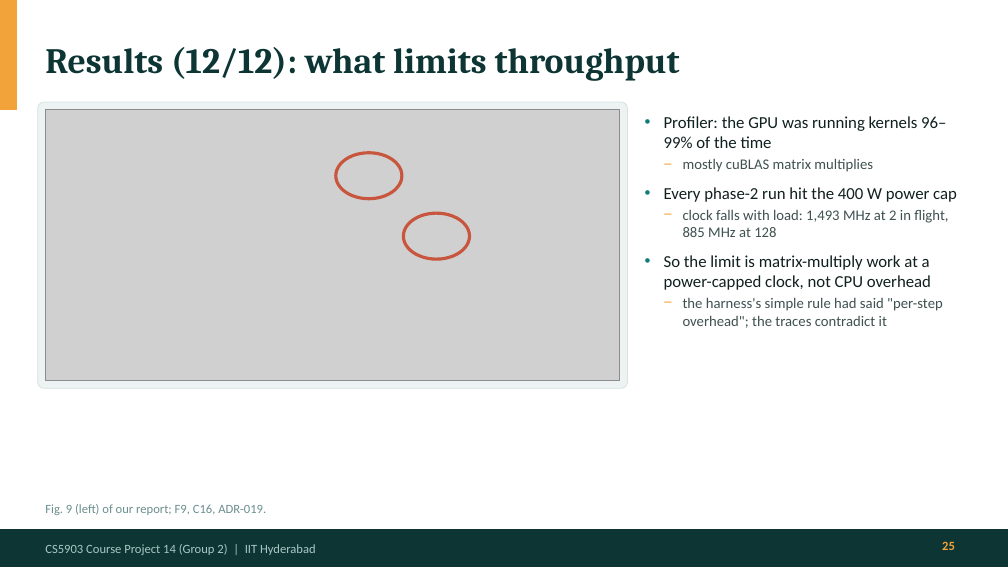
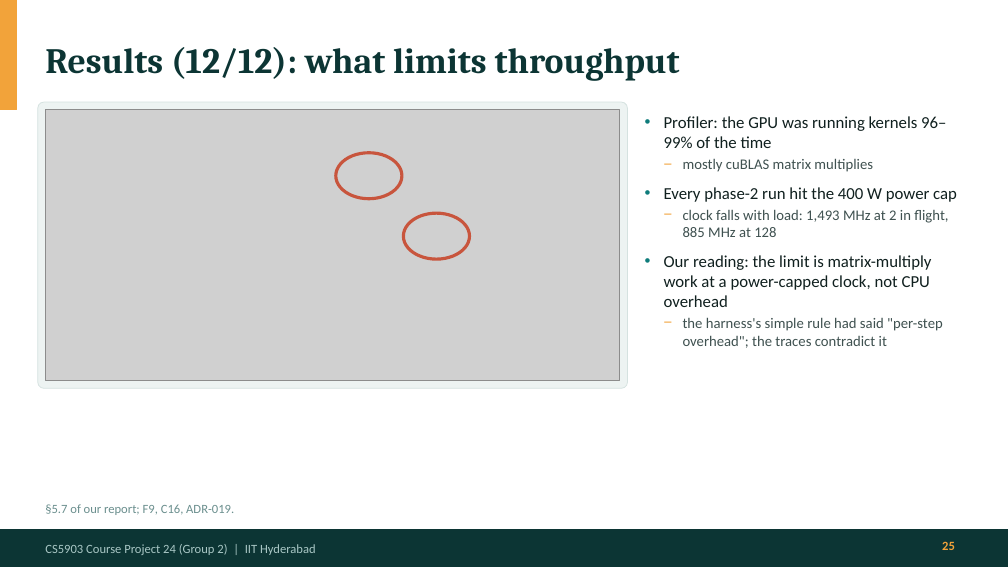
Before and after one commit to Panshul-Jindal/SpeedingUpLLMInference, a slide deck: slide 25 of docs/presentation/LLM_Serving_Final_Presentation.pptx. Drawn at 1008x567 pixels with LibreOffice and Linux fonts; fonts in the diff are those of the drawing; grey boxes stand for pictures. Boxes give left, top, right and bottom in pixels: in the first picture for what was removed or moved away, otherwise in the second. Text is boxed around its words. In the diff, an @@ line names an element or a change of style, - is before the commit and + after.

```diff
--- a/docs/presentation/LLM_Serving_Final_Presentation.pptx
+++ b/docs/presentation/LLM_Serving_Final_Presentation.pptx
@@ text at <box>664,255,932,307</box>: text changed @@
-• So the limit is matrix-multiply work at a power-capped clock, not CPU overhead
+• Our reading: the limit is matrix-multiply work at a power-capped clock, not CPU overhead
@@ text at <box>45,504,234,515</box>: text changed @@
-Fig. 9 (left) of our report; F9, C16, ADR-019.
+§5.7 of our report; F9, C16, ADR-019.
@@ text at <box>45,544,316,555</box>: text changed @@
-CS5903 Course Project 14 (Group 2) | IIT Hyderabad
+CS5903 Course Project 24 (Group 2) | IIT Hyderabad
```
Also in this commit, not shown: 27 other slides changed, 1 other file.
